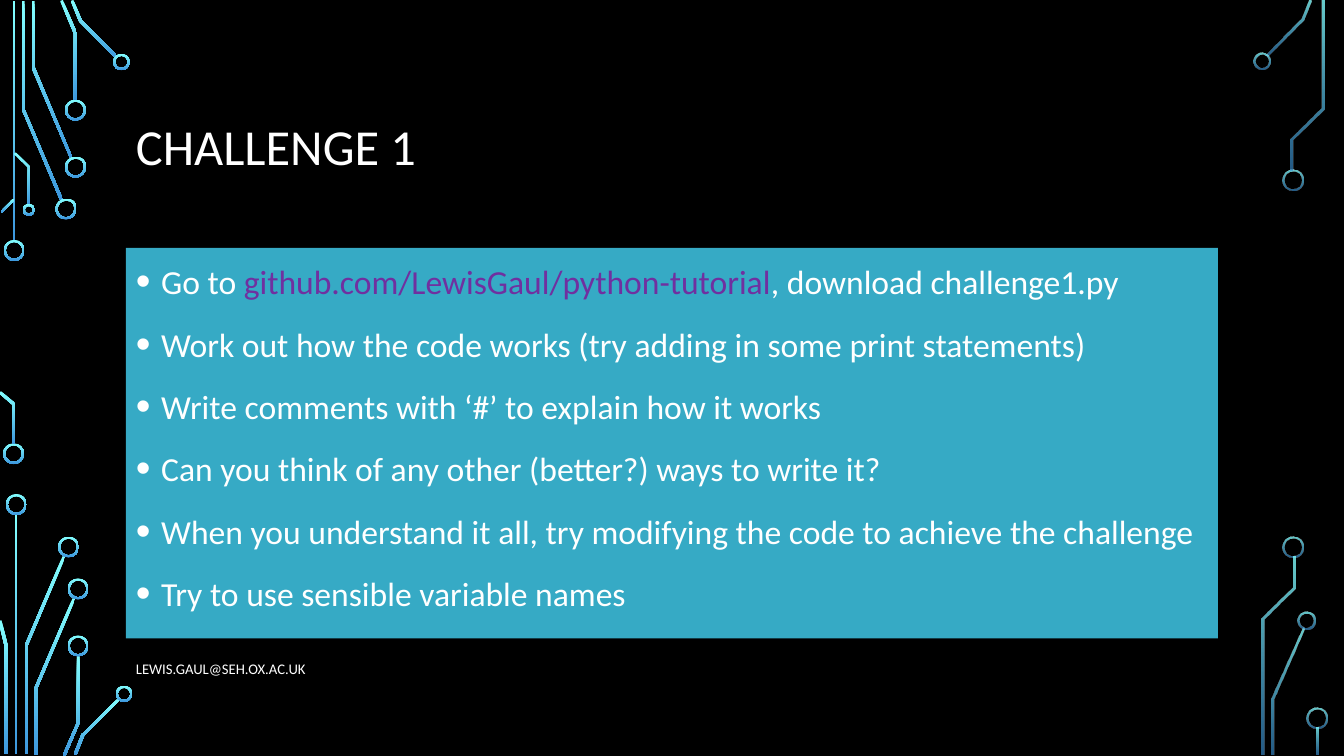
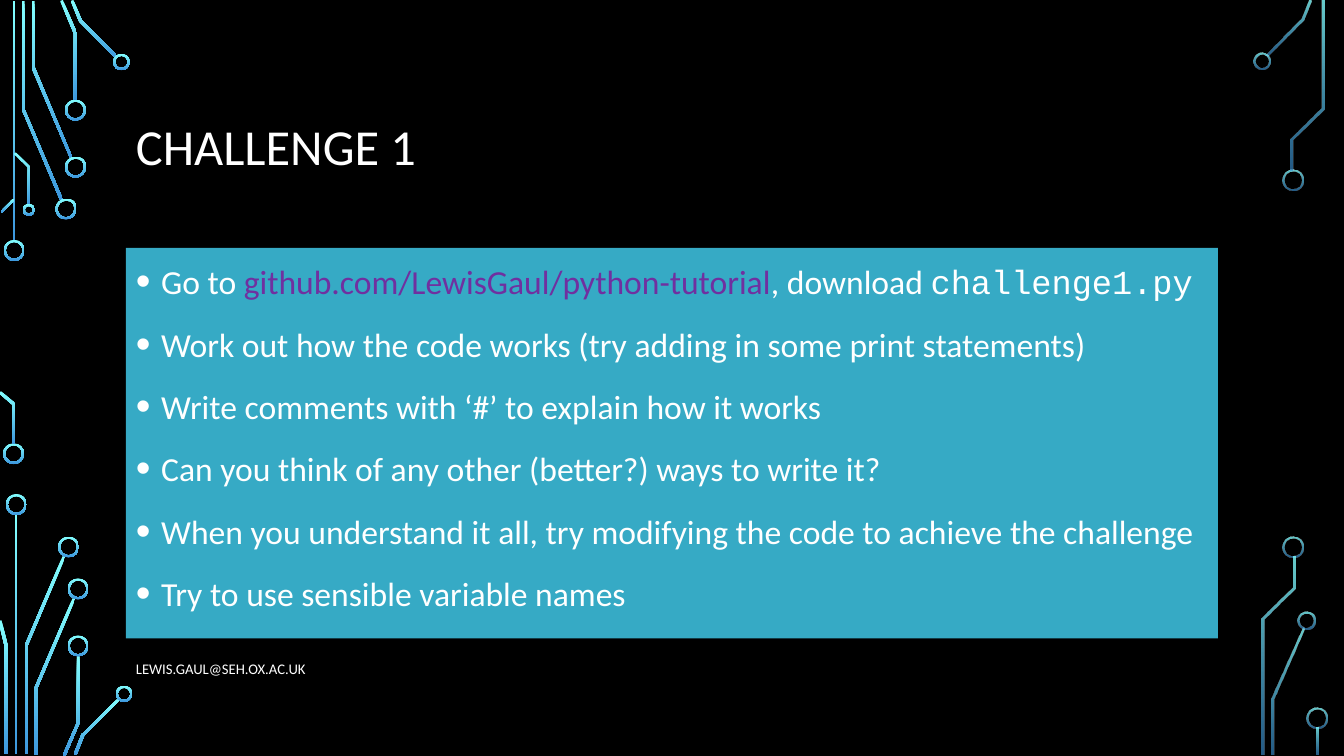
Before and after one commit to LewisGaul/python-tutorial, a slide deck: slide 8 of slides.pptx. Drawn at 1344x756 pixels with LibreOffice and Linux fonts; fonts in the diff are those of the drawing; background and template pictures are left out. Boxes give left, top, right and bottom in pixels: in the first picture for what was removed or moved away, otherwise in the second. Text is boxed around its words. In the diff, an @@ line names an element or a change of style, - is before the commit and + after.

```diff
--- a/slides.pptx
+++ b/slides.pptx
@@ text at [161,270,1193,301]: font Calibri to Courier New in "challenge1.py" @@
```
Also in this commit, not shown: 1 other slide changed.
